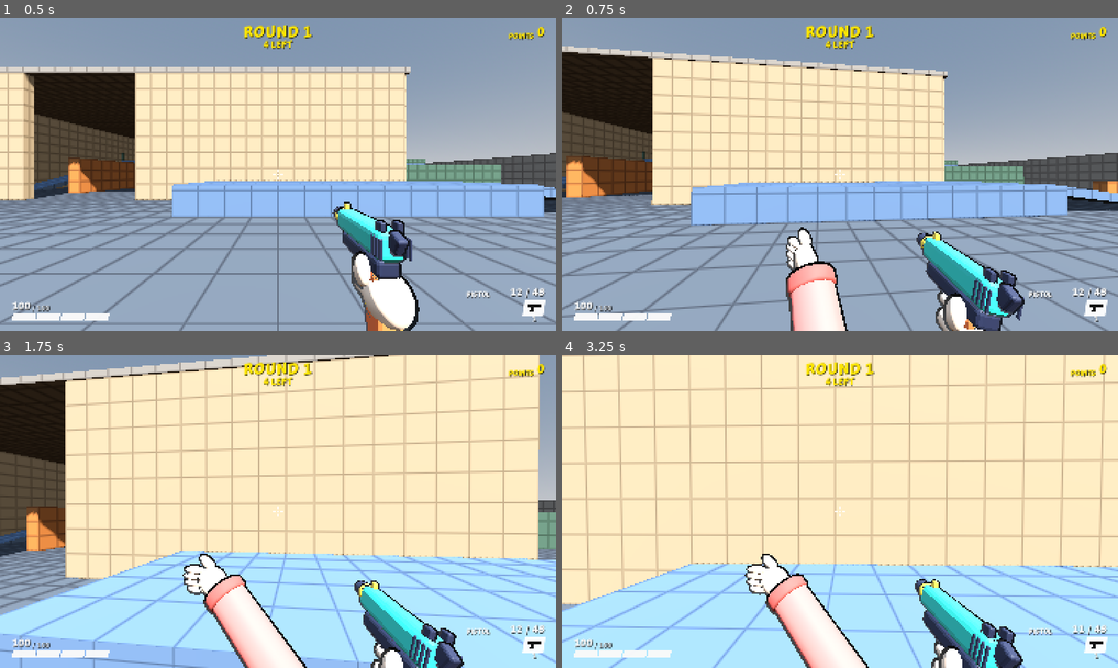
Above: before the commit, frames 1-4 (two rows, left to right).
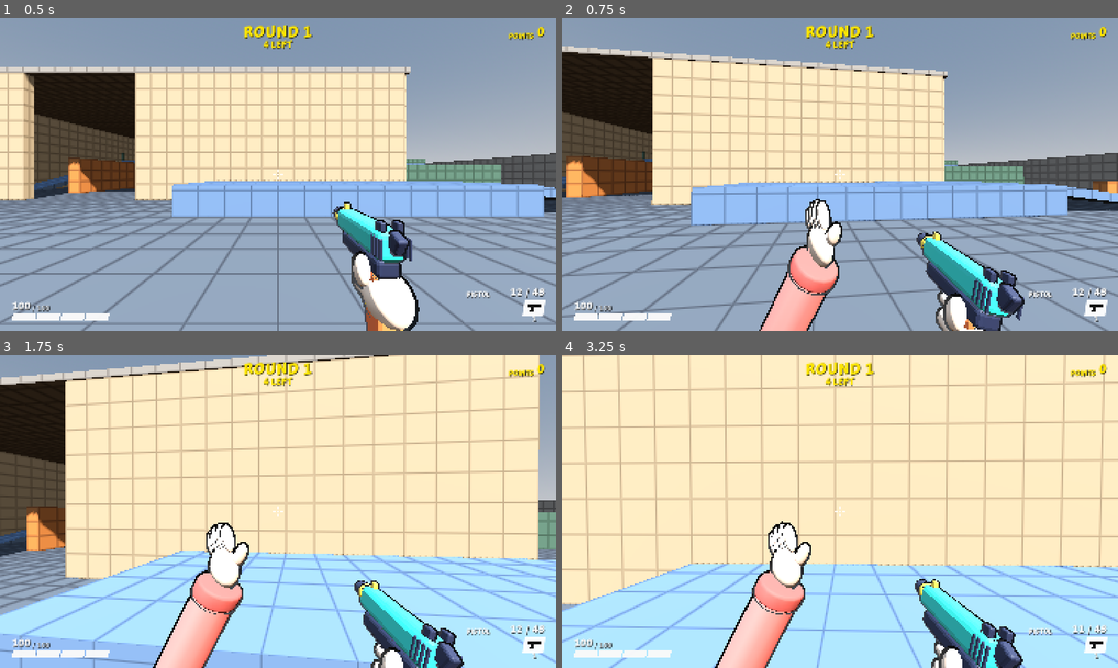
Above: after the commit, the same moments.

Repository: juanakajuan/zombie-survival-fps
Game: Godot game, scene res://levels/compound.tscn
Two runs of this game, one before a commit and one after it. Both use one fixed random seed, a clock stepped at 60 frames per second and the inputs below.
Inputs (mouse positions are in pixels of both pictures, inside the frame that each line leads up to):
- Up to frame 1 (0.5 s): no input
- Up to frame 2 (0.75 s): tap Enter (restart) at 0.5 s; move the mouse to (867, 174) at 0.52 s; hold W (move_forward) from 0.53 s (still down); tap V (melee) at 0.6 s; click (867, 174) at 0.67 s
- Up to frame 3 (1.75 s): keep holding W (move_forward); tap Space (jump) at 0.77, 1.07, 1.52 s; move the mouse to (250, 511) at 1.27 s; right-click (250, 511) at 1.35 s; tap V (melee) at 1.55 s
- Up to frame 4 (3.25 s): keep holding W (move_forward); tap Space (jump) at 1.82, 3.02 s; move the mouse to (851, 505) at 2.02 s; hold Ctrl (crouch) 2.03-2.78 s; tap V (melee) at 2.3, 3.05 s; move the mouse to (834, 517) at 2.77 s; click (834, 517) at 2.85 s

Frame 1 is identical in both runs. In frame 2, 3.6% of the frame differs, in the area x 35-52%, y 57-100%; in frame 3, 5.8%, in the area x 27-56%, y 53-100%; in frame 4, 5.8%.

Commit message:
fix: tune the slap poses and take the arm timing from the melee

Diff:
--- a/player/player.gd
+++ b/player/player.gd
@@ -115,6 +115,7 @@
 	_shape = _collision.shape.duplicate() as CapsuleShape3D
 	_collision.shape = _shape
 	animator.attach(body)
+	animator.slap_wind_share = melee.wind_up_time / (melee.wind_up_time + melee.recover_time)
 	_set_third_person(false)
 	_stand_height = _shape.height
 	_stand_head_height = head.position.y
--- a/player/player_animator.gd
+++ b/player/player_animator.gd
@@ -51,14 +51,14 @@
 @export_range(0.0, 90.0, 1.0, "suffix:°") var slap_sweep: float = 50.0
 ## The arm leans across the body by this angle at the top of the wind-up.
 @export_range(0.0, 60.0, 1.0, "suffix:°") var slap_roll: float = 20.0
-## The part of the slap that the wind-up takes. It matches the melee's wind_up_time over its whole time.
-@export_range(0.01, 0.99, 0.01) var slap_wind_share: float = 0.28
 ## The part of the slap after the wind-up in which the arm sweeps. Then the arm blends back.
 @export_range(0.01, 0.99, 0.01) var slap_sweep_share: float = 0.3
 
 ## How fast the pose blends between walking, standing, in the air, crouched, and aiming.
 @export_range(0.1, 40.0, 0.1) var blend_sharpness: float = 12.0
 
+## The part of the slap that the wind-up takes. Player sets it from the melee timings.
+var slap_wind_share: float = 0.28
 var _leg_l: Node3D
 var _leg_r: Node3D
 var _shin_l: Node3D
--- a/player/slap_view.gd
+++ b/player/slap_view.gd
@@ -9,19 +9,19 @@
 @export var hand: Node3D
 
 @export_group("Poses")
-@export var start_position: Vector3 = Vector3(0.3, -0.6, -0.15)
-@export var start_angles: Vector3 = Vector3(20.0, -40.0, -20.0)
+@export var start_position: Vector3 = Vector3(0.24, -0.45, -0.25)
+@export var start_angles: Vector3 = Vector3(70.0, -10.0, 0.0)
 ## The cocked hand, ready to whip.
-@export var cocked_position: Vector3 = Vector3(0.16, -0.2, -0.3)
-@export var cocked_angles: Vector3 = Vector3(10.0, -35.0, -15.0)
+@export var cocked_position: Vector3 = Vector3(0.14, -0.17, -0.3)
+@export var cocked_angles: Vector3 = Vector3(75.0, -10.0, 0.0)
 ## Where the whip ends.
-@export var strike_position: Vector3 = Vector3(-0.22, -0.14, -0.4)
-@export var strike_angles: Vector3 = Vector3(0.0, 80.0, 5.0)
+@export var strike_position: Vector3 = Vector3(-0.1, -0.08, -0.32)
+@export var strike_angles: Vector3 = Vector3(75.0, 60.0, 0.0)
 ## Where the hand leaves the view.
-@export var exit_position: Vector3 = Vector3(-0.35, -0.6, -0.2)
-@export var exit_angles: Vector3 = Vector3(-10.0, 85.0, 10.0)
+@export var exit_position: Vector3 = Vector3(-0.36, -0.45, -0.22)
+@export var exit_angles: Vector3 = Vector3(40.0, 70.0, 0.0)
 ## The hand reaches this far forward in the middle of the whip.
-@export var strike_arc: Vector3 = Vector3(0.0, 0.0, -0.1)
+@export var strike_arc: Vector3 = Vector3(0.0, 0.02, -0.06)
 
 @export_group("Timing")
 ## The whip starts this fraction of the wind-up before the strike, so that the hand is at the screen centre when
